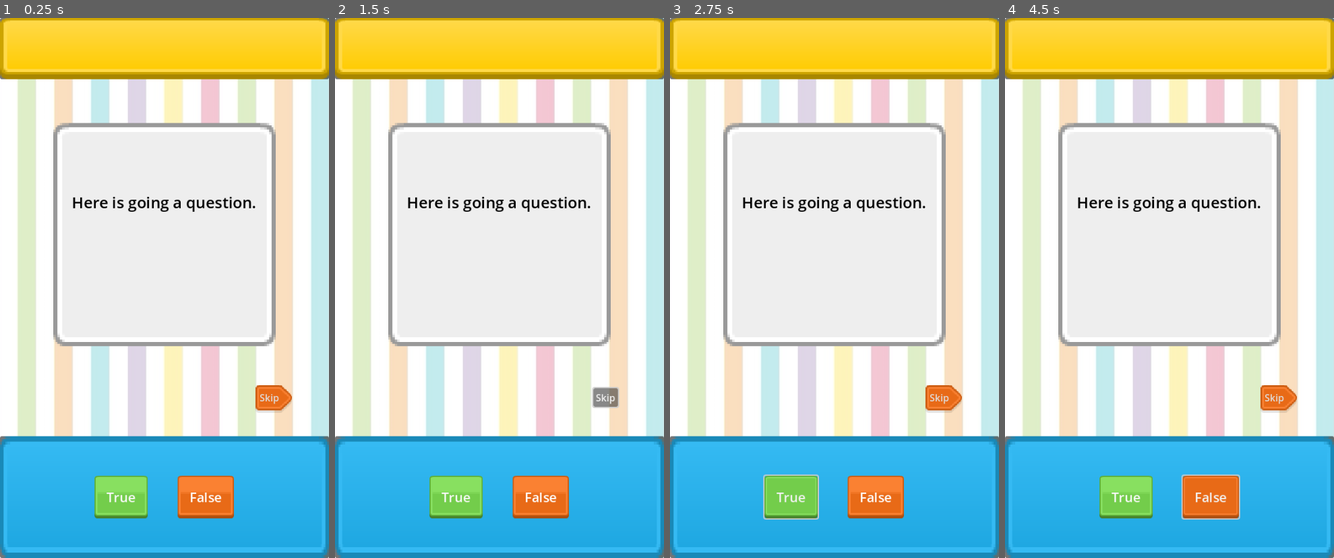
Above: before the commit, frames 1-4 (left to right).
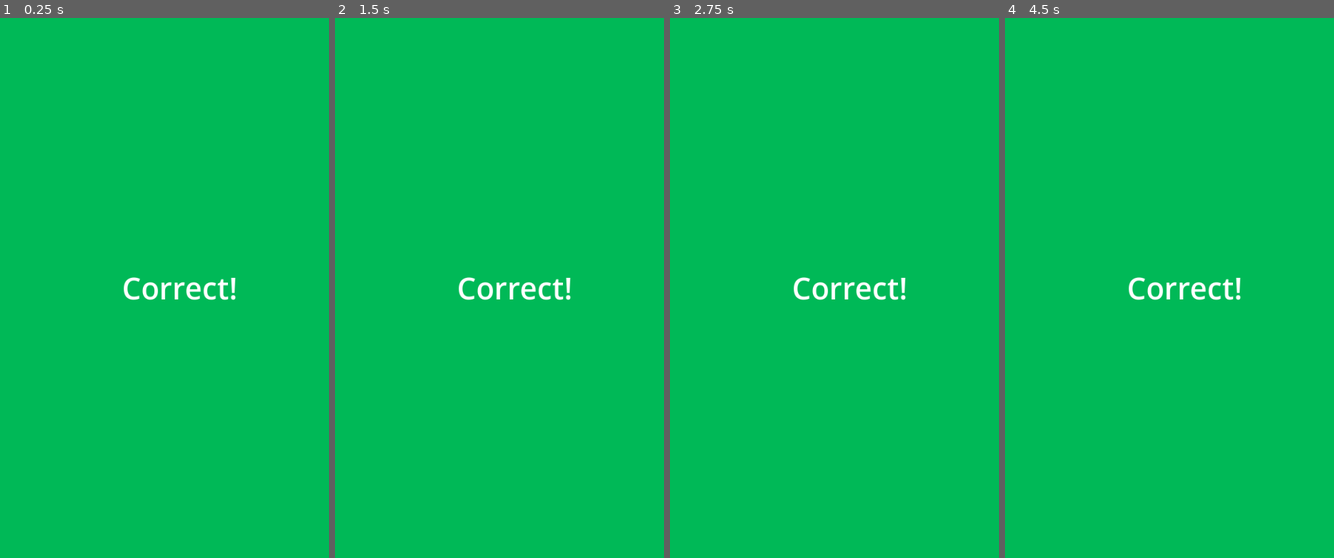
Above: after the commit, the same moments.

Repository: gus0117/godot-true-or-false-game
Game: Godot game, scene res://Scenes/ui_true_or_false.tscn
Same seed, same stepped clock (60 frames per second), same inputs: the game is played once before the commit and once after it. The project has no main scene, so this scene is started directly.
Inputs:
- Up to frame 1 (0.25 s): no input
- Up to frame 2 (1.5 s): click "Skip" at 0.5 s; click "Skip" at 1.25 s
- Up to frame 3 (2.75 s): click "True" at 2 s
- Up to frame 4 (4.5 s): click "False" at 2.75 s; click "True" at 3.5 s; click "False" at 4.25 s

The runs differ from the first frame. In frame 1, 100% of the frame differs, in the area x 0-100%, y 0-100%; in frame 2, 100%; in frame 3, 100%; in frame 4, 100%.

Commit message:
add popupcomponent to main scene

Diff:
--- a/Scenes/ui_true_or_false.tscn
+++ b/Scenes/ui_true_or_false.tscn
@@ -13,6 +13,7 @@
 [ext_resource type="Texture2D" uid="uid://c1kp8tf5pe1mm" path="res://Assets/Buttons/False/red_button04.png" id="8_01c8x"]
 [ext_resource type="Texture2D" uid="uid://chy4yhpfh30v8" path="res://Assets/Buttons/False/red_button06.png" id="9_2g5vg"]
 [ext_resource type="Texture2D" uid="uid://ex1vllm5bmgj" path="res://Assets/Buttons/False/red_button05.png" id="10_t2224"]
+[ext_resource type="PackedScene" uid="uid://dgs4lt2aivkvq" path="res://Scenes/popup_componet.tscn" id="14_uu3ts"]
 
 [sub_resource type="StyleBoxFlat" id="StyleBoxFlat_i4ojm"]
 bg_color = Color(1, 1, 1, 0.729412)
@@ -227,3 +228,10 @@
 theme_override_styles/hover = SubResource("StyleBoxTexture_ouhj0")
 theme_override_styles/pressed = SubResource("StyleBoxTexture_c6kal")
 text = "False"
+
+[node name="PopupComponet" parent="." instance=ExtResource("14_uu3ts")]
+layout_mode = 1
+offset_left = -600.0
+offset_top = -450.0
+offset_right = 650.0
+offset_bottom = 450.0
--- a/Shaders/popup_componet.gdshader
+++ b/Shaders/popup_componet.gdshader
@@ -11,7 +11,7 @@
 	vec2 uv = FRAGCOORD.xy / screen_size;
 	float radius = amt * 0.5;
 	vec2 center = vec2(0.5, 0.5); // Centro del círculo en coordenadas UV
-	float d = distance(uv, center);
+	float d = distance(UV, center);
 	float circle = smoothstep(d - edge_softness, d, radius - edge_softness);
 	COLOR = vec4(color.rgb, circle);
 }
Not shown: 1 places in Scenes/ui_true_or_false.tscn that only renumber resources
